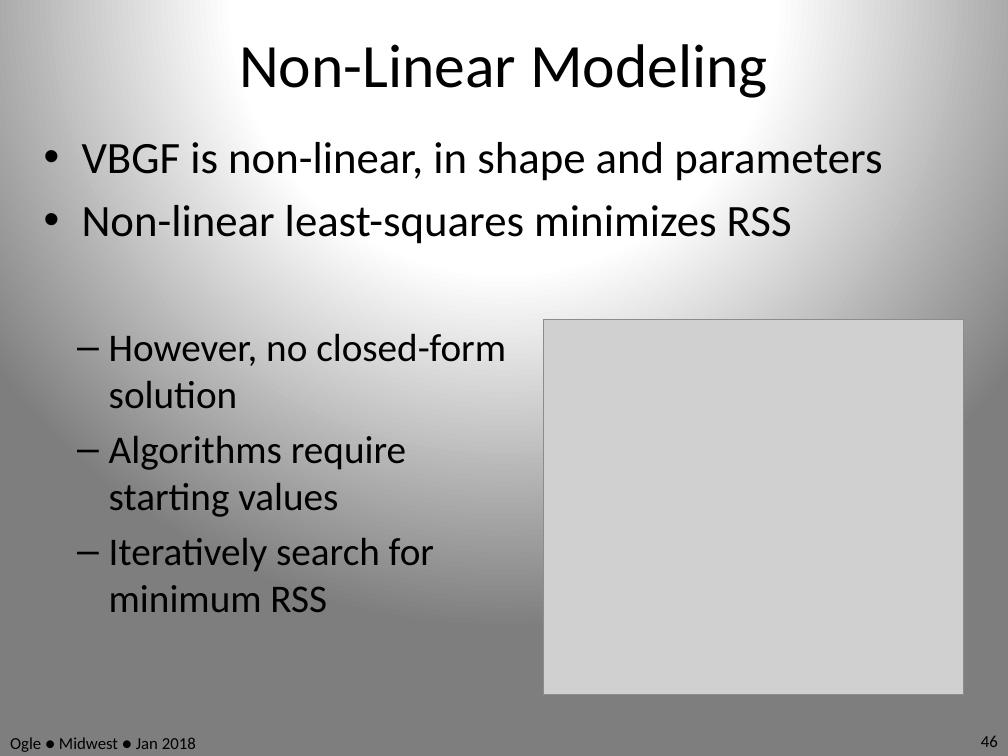
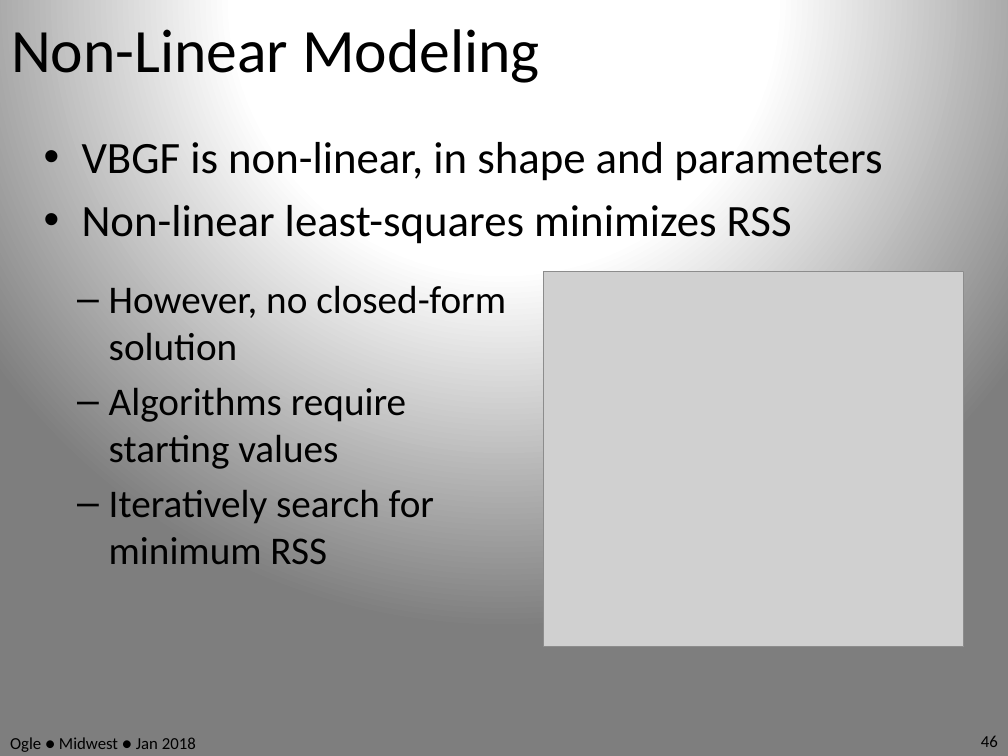
Before and after one commit to anhnguyendepocen/RcourseMidwest2018, a slide deck: slide 46 of Slides.pptx. Drawn at 1008x756 pixels with LibreOffice and Linux fonts; fonts in the diff are those of the drawing; grey boxes stand for pictures. Boxes give left, top, right and bottom in pixels: in the first picture for what was removed or moved away, otherwise in the second. Text is boxed around its words. In the diff, an @@ line names an element or a change of style, - is before the commit and + after.

```diff
--- a/Slides.pptx
+++ b/Slides.pptx
@@ text "Non-Linear Modeling": place and size @@
-text "Non-Linear Modeling" at <box>239,44,768,98</box>
+text "Non-Linear Modeling" at <box>11,21,540,87</box>
@@ text "Non-Linear Modeling" at <box>11,21,540,87</box>: alignment centre to left @@
@@ text "However, no closed-form solution": place and size @@
-text "However, no closed-form solution" at <box>109,333,506,612</box>
+text "However, no closed-form solution" at <box>109,285,506,564</box>
@@ picture: place and size @@
-picture at <box>544,320,965,696</box>
+picture at <box>544,271,965,647</box>
```
Also in this commit, not shown: 58 other slides changed, 1 slide added, 1 slide removed.
